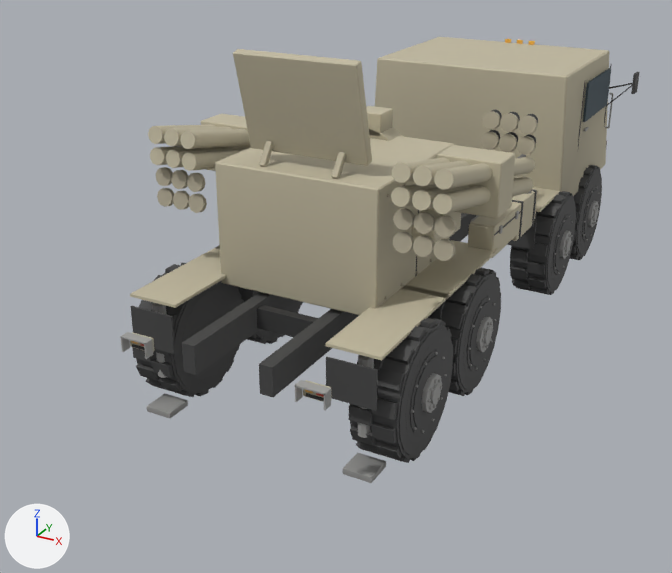
The glTF model assets/models/rus_aa_pantsir.glb as it was, and as the next commit left it.
Camera for both pictures: a camera (50 mm lens) standing at (4.42, -9.9, 5.11) and looking at (-0.62, -0.73, 0.52). The lights are fixed; the arrows at lower left show +X, +Y and +Z. The picture after the commit comes second. Vertices at exactly the same position are counted once.

In view in the first picture: 'barrel', 'body', 'turret', 'wheel_1', 'wheel_3', 'wheel_4', 'wheel_5', 'wheel_6', 'wheel_7'.
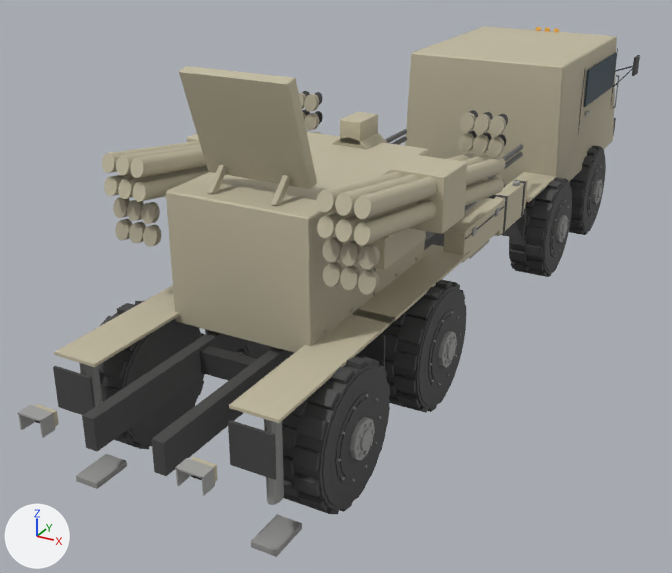
Boxes [x1, y1, x2, y2] around the edits, measured in the pictures (672 x 573 px):
'body', rescaled (20% wider, 19% taller)
    before: [120, 37, 640, 483]
    after: [18, 26, 640, 557]
'turret', rescaled (10% wider, 8% taller)
    before: [215, 49, 454, 315]
    after: [166, 66, 428, 353]
'barrel', rescaled
    before: [148, 110, 538, 261]
    after: [102, 91, 523, 295]
'wheel_7', moved
    before: [349, 317, 453, 463]
    after: [282, 355, 390, 514]
'wheel_5', moved
    before: [438, 268, 501, 396]
    after: [381, 280, 466, 413]
'wheel_6', moved
    before: [132, 263, 244, 397]
    after: [80, 301, 204, 450]
'wheel_3', moved
    before: [510, 191, 576, 295]
    after: [509, 177, 572, 277]
'wheel_1', moved
    before: [570, 165, 602, 260]
    after: [569, 146, 606, 235]
'wheel_4', moved
    before: [243, 291, 303, 344]
    after: [205, 329, 273, 359]

Diff of the bpy script that builds the scene:
```diff
--- a/assets/models/rus_aa_pantsir.glb.py
+++ b/assets/models/rus_aa_pantsir.glb.py
@@ me_barrel @@
 # used by ob_barrel; location = (0.0, -1.6, 2.15)
-me_barrel.from_pydata(...)  # 1440 vertices, 2640 faces; spans x -1.72..1.72, y -1.19..2.81, z -0.4..0.7
+me_barrel.from_pydata(...)  # 1440 vertices, 2640 faces; spans x -1.43..1.43, y -1.62..3.81, z -0.4..0.7
+# me_barrel part 1: the whole mesh is scaled about the mesh origin by (0.829, 1.36, 1)
 me_barrel.materials.append(mat_paint_rus)
@@ me_body @@
 # used by ob_body; location = (0.0, 0.0, 0.0)
-me_body.from_pydata(...)  # 1516 vertices, 2524 faces; spans x -1.75..1.75, y -4.04..4.43, z 0.05..2.9
+me_body.from_pydata(...)  # 1516 vertices, 2524 faces; spans x -1.45..1.45, y -5.49..6.02, z 0.05..2.9
+# me_body part 2: the whole mesh is scaled about the mesh origin by (0.829, 1.36, 1)
 me_body.materials.append(mat_dark)
@@ me_turret @@
 # used by ob_turret; location = (0.0, -1.8, 1.25)
-me_turret.from_pydata(...)  # 464 vertices, 784 faces; spans x -0.92..0.92, y -0.9..0.97, z 0.0..2.39
+me_turret.from_pydata(...)  # 464 vertices, 784 faces; spans x -0.76..0.76, y -1.22..1.32, z 0.0..2.39
+# me_turret part 3: the whole mesh is scaled about the mesh origin by (0.829, 1.36, 1)
 me_turret.materials.append(mat_paint_rus)
@@ ob_barrel @@
 ob_barrel = bpy.data.objects.new('barrel', me_barrel)
-ob_barrel.location = (0.0, -1.6, 2.15)
+ob_barrel.location = (0.0, -2.17, 2.15)
@@ ob_turret @@
 ob_turret = bpy.data.objects.new('turret', me_turret)
-ob_turret.location = (0.0, -1.8, 1.25)
+ob_turret.location = (0.0, -2.44, 1.25)
@@ ob_wheel_1 @@
 ob_wheel_1 = bpy.data.objects.new('wheel_1', me_wheel_1)
-ob_wheel_1.location = (1.25, 3.0, 0.68)
+ob_wheel_1.location = (1.04, 4.07, 0.68)
@@ ob_wheel_3 @@
 ob_wheel_3 = bpy.data.objects.new('wheel_3', me_wheel_3)
-ob_wheel_3.location = (1.25, 1.6, 0.68)
+ob_wheel_3.location = (1.04, 2.17, 0.68)
@@ ob_wheel_4 @@
 ob_wheel_4 = bpy.data.objects.new('wheel_4', me_wheel_4)
-ob_wheel_4.location = (-1.25, -1.4, 0.68)
+ob_wheel_4.location = (-1.04, -1.9, 0.68)
@@ ob_wheel_5 @@
 ob_wheel_5 = bpy.data.objects.new('wheel_5', me_wheel_5)
-ob_wheel_5.location = (1.25, -1.4, 0.68)
+ob_wheel_5.location = (1.04, -1.9, 0.68)
@@ ob_wheel_6 @@
 ob_wheel_6 = bpy.data.objects.new('wheel_6', me_wheel_6)
-ob_wheel_6.location = (-1.25, -2.8, 0.68)
+ob_wheel_6.location = (-1.04, -3.8, 0.68)
@@ ob_wheel_7 @@
 ob_wheel_7 = bpy.data.objects.new('wheel_7', me_wheel_7)
-ob_wheel_7.location = (1.25, -2.8, 0.68)
+ob_wheel_7.location = (1.04, -3.8, 0.68)
```
